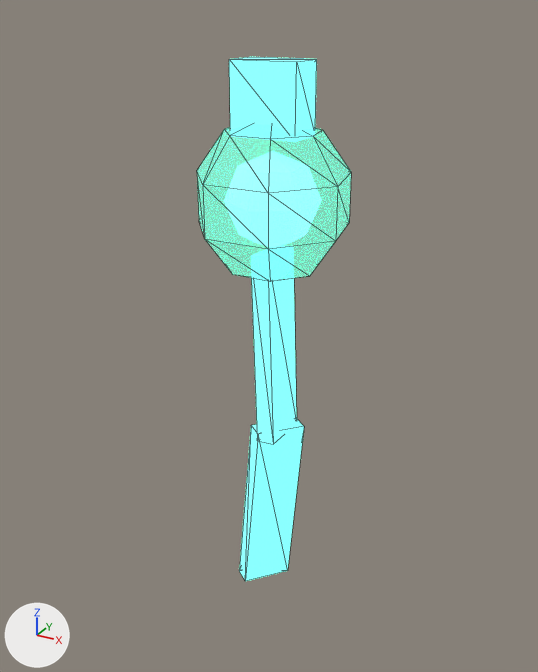
The glTF model assets3d/gear/gear_norigae_t5_L.glb as it was, and as the next commit left it.
Camera for both pictures: a 50 mm camera at (0.452, -0.683, 0.946) aimed at (0.196, -0.217, 0.713). Lighting does not change. The marker at lower left points along +X, +Y and +Z. The older version comes first. Mesh edges are drawn as thin lines. Vertices at exactly the same position are counted once.

In view in the first picture: 'gear_norigae_t5_L'.
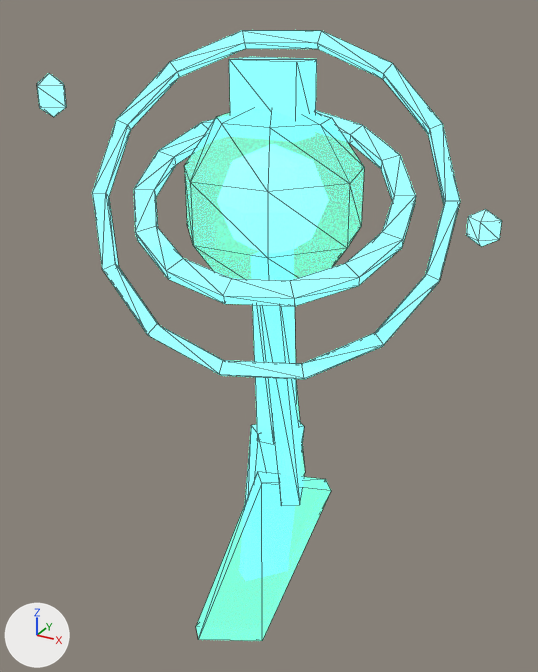
Boxes (x1, y1, x2, y2) around the edits, measured in the pictures (538 x 672 px):
'gear_norigae_t5_L', reshaped (201% wider, 17% taller)
    before: (197, 57, 351, 581)
    after: (37, 30, 502, 641)
part 1 of me_gear_norigae_t5_l, added
    after: (184, 108, 364, 281)
part 2 of me_gear_norigae_t5_l, rebuilt (83% wider, 25% taller)
    before: (197, 124, 351, 281)
    after: (134, 110, 416, 306)
part 3 of me_gear_norigae_t5_l, added
    after: (92, 30, 460, 379)
part 4 of me_gear_norigae_t5_l, built on
    after: (37, 74, 502, 641)

Diff of the bpy script that builds the scene:
```diff
--- a/assets3d/gear/gear_norigae_t5_L.glb.py
+++ b/assets3d/gear/gear_norigae_t5_L.glb.py
@@ mat_m__5fe3c0_shell_001 @@
+mat_m__5fe3c0_shell_001 = principled_material('M_#5FE3C0_shell.001')
+mat_m__5fe3c0_shell_001.base_color = (0.114, 0.774, 0.536)  # green #5fe4c1
+mat_m__5fe3c0_shell_001.roughness = 0.6
+mat_m__5fe3c0_shell_001.alpha = 0.4
+mat_m__5fe3c0_shell_001.emission_color = (0.147, 1.0, 0.692)  # green #6bffd9
+mat_m__5fe3c0_shell_001.emission_strength = 1.084
@@ mat_m__5fe3c0_glow_002 @@
+mat_m__5fe3c0_glow_002 = principled_material('M_#5FE3C0_glow.002')
+mat_m__5fe3c0_glow_002.base_color = (0.114, 0.774, 0.536)  # green #5fe4c1
+mat_m__5fe3c0_glow_002.roughness = 0.9
+mat_m__5fe3c0_glow_002.emission_color = (0.147, 1.0, 0.692)  # green #6bffd9
+mat_m__5fe3c0_glow_002.emission_strength = 1.703
@@ me_gear_norigae_t5_l @@
 # used by ob_gear_norigae_t5_l; location = (0.0, 0.0, 0.0)
-me_gear_norigae_t5_l.from_pydata(...)  # 74 vertices, 128 faces; spans x 0.144..0.256, y -0.271..-0.163, z 0.496..0.915
+me_gear_norigae_t5_l.from_pydata(...)  # 232 vertices, 424 faces; spans x 0.08..0.36, y -0.361..-0.08, z 0.427..0.931
+# me_gear_norigae_t5_l part 1: a new loose piece, a UV sphere (7 segments, 5 rings, poles along z) spanning x 0.135..0.265, y -0.28..-0.153, z 0.75..0.89, in mat_m__5fe3c0_shell (green #5fe4c1, glowing green #5fe4c1)
+# me_gear_norigae_t5_l part 2: the loose piece of 30 vertices spanning x 0.144..0.256, y -0.271..-0.163, z 0.76..0.88 is rebuilt with 56 vertices and now spans x 0.102..0.299, y -0.311..-0.133, z 0.773..0.874, in mat_m__5fe3c0_glow_002 (green #5fe4c1, glowing green #6bffd9)
+# me_gear_norigae_t5_l part 3: a new loose piece of 56 vertices spanning x 0.08..0.322, y -0.308..-0.138, z 0.713..0.931, in mat_m__5fe3c0_glow_002 (green #5fe4c1, glowing green #6bffd9)
+# me_gear_norigae_t5_l part 4
+# 20 vertices move from x 0.17..0.23, y -0.255..-0.185, z 0.785..0.855 to x 0.165..0.235, y -0.26..-0.18, z 0.78..0.86
+# 34 vertices are added at x 0.114..0.36, y -0.361..-0.08, z 0.427..0.912
+# 12 new vertices lie (0.0, 0.0, 0.012) away from vertices in x 0.114..0.36, y -0.361..-0.08, z 0.814..0.894
+# 48 new faces join them, mat_m__5fe3c0_glow_001 (green #5fe4c1, glowing green #6bffd9)
+# 24 new faces join them, mat_m__5fe3c0_shell_001 (green #5fe4c1, glowing green #6bffd9)
 me_gear_norigae_t5_l.materials.append(mat_m__5fe3c0_glow)
@@ me_gear_norigae_t5_l @@
 me_gear_norigae_t5_l.materials.append(mat_m__5fe3c0_shell)
+me_gear_norigae_t5_l.materials.append(mat_m__5fe3c0_glow_002)  # green #5fe4c1, glowing green #6bffd9
+me_gear_norigae_t5_l.materials.append(mat_m__5fe3c0_shell_001)  # green #5fe4c1, glowing green #6bffd9
```
